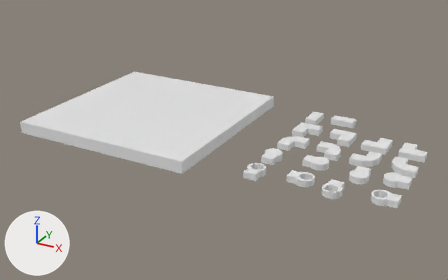
A saved change to the Blender file Models/Ground Tiles.blend.
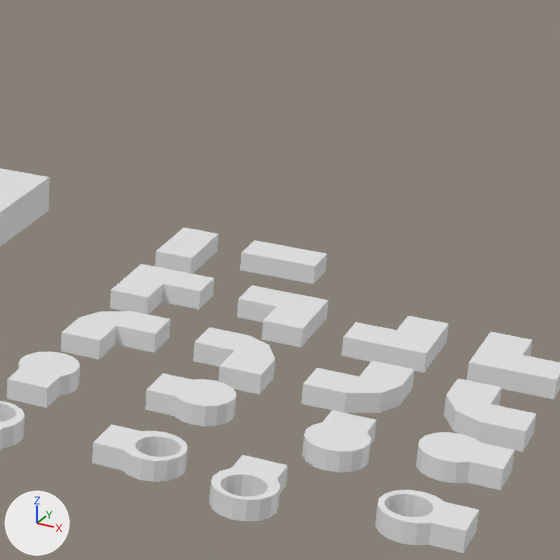
There are two pictures of each version: one whole from a 50 mm camera at (18.3, -50.2, 20.6) aimed at (-5.0, -7.8, -0.6), one close up on the part from 58% to 95% of the width and 16% to 75% of the height. The lights are fixed; the arrows at lower left show +X, +Y and +Z.

In view in the first close-up: 'Circle 2', 'Circle 4', 'Hollow 2', 'Hollow 3', 'Hollow 4', 'L', 'L Backwards', 'L Backwards Upsidedown', 'L Upsidedown', 'Line', 'Line Sideways', 'r', 'r Backwards', 'r Backwards Upsidedown', 'r Upsidedown'.
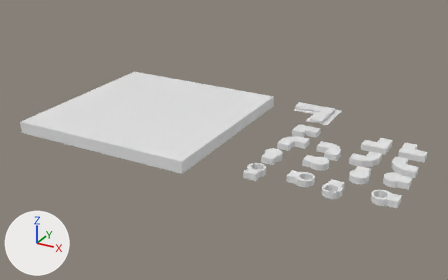
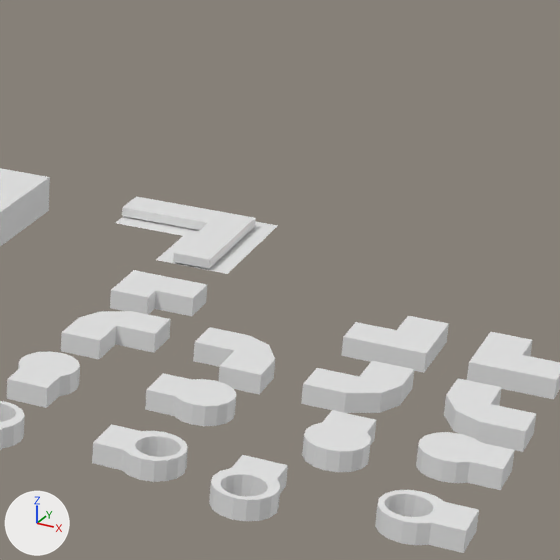
Commit message: Work started on tiles for paths
Need corrections for tiles on the 90 degree angles they are not setup to match with the remaining tiles.

Where the change shows, as pixel boxes (x1, y1, x2, y2) in the close-ups (560 x 560 px; the box of a moved part takes in the faces that stretch with it):
'L Backwards Upsidedown', reshaped, moved (35% shorter): before (237, 285, 329, 347); after (184, 209, 278, 249)
'Line Sideways', reshaped, moved (9% shorter): before (240, 240, 327, 284); after (116, 196, 204, 236)
'L Upsidedown', reshaped (7% narrower, 8% shorter): before (110, 264, 214, 314); after (110, 270, 207, 316)
'Line', reshaped, moved (51% wider): before (155, 227, 219, 274); after (156, 229, 253, 274)
part 2 of me_cube_027, moved or reshaped: before (132, 264, 214, 309); after (132, 270, 207, 316)

Edits to the bpy script that builds the scene:
```text
Change me_cube_026:
    where me_cube_026.from_pydata(...)  # 8 vertices, 6 faces; spans x -1.0..1.0, y -1.0..1.0, z -1.0..1.0
    used by ob_line; location = (0.5, -1.0, 0.0); scale = (0.5, 1.0, 0.25)
    verts and faces of me_cube_026; kept vertices keep their numbers, new ones are numbered from 8
    me_cube_026 part 1
    add delete_vertices([1, 3, 5, 7])  # with the faces that use them
    add for new, old in zip([*range(8, 12)], [0, 2, 4, 6]): verts[new] = verts[old] + (0.0, 0.0, 1.0)
    add verts[12] = (-2.0, -1.0, -1.2)  # pixel (155, 260)
    add verts[13] = (2.0, -1.0, -1.2)  # pixel (227, 273)
    add verts[14] = (-2.0, 1.0, -1.2)  # pixel (183, 235)
    add verts[15] = (2.0, 1.0, -1.2)  # pixel (253, 249)
    add faces += [(0, 8, 9, 2), (2, 9, 11, 6), (4, 6, 11, 10), (0, 4, 10, 8), (8, 10, 11, 9), (12, 13, 15, 14)]
Change me_cube_027:
    where me_cube_027.from_pydata(...)  # 16 vertices, 14 faces; spans x -1.0..3.0, y -1.0..1.0, z -1.0..1.0
    used by ob_l_upsidedown; location = (0.5, -4.0, 0.0); scale = (0.5, 1.0, 0.25)
    me_cube_027 part 2
    add for i in [2, 3, 6, 7, *range(10, 16)]: me_cube_027.vertices[i].co += Vector((0.0, -0.5, 0.0))
Change me_cube_028:
    where me_cube_028.from_pydata(...)  # 8 vertices, 6 faces; spans x -1.0..1.0, y -1.0..1.0, z -1.0..1.0
    used by ob_line_sideways; location = (3.0, -0.5, 0.0); rotation_euler = (0.0, 0.0, -1.571), in degrees (0, 0, -90); scale = (0.5, 1.0, 0.25)
    verts and faces of me_cube_028; kept vertices keep their numbers, new ones are numbered from 8
    me_cube_028 part 3
    add delete_vertices([1, 3, 5, 7])  # with the faces that use them
    add for new, old in zip([*range(8, 12)], [0, 2, 4, 6]): verts[new] = verts[old] + (0.0, 0.0, 1.0)
    add verts[12] = (2.0, -1.0, -1.2)  # pixel (114, 223)
    add verts[13] = (2.0, 1.0, -1.2)  # pixel (183, 235)
    add verts[14] = (-2.0, -1.0, -1.2)
    add verts[15] = (-2.0, 1.0, -1.2)
    add faces += [(0, 8, 9, 2), (2, 9, 11, 6), (4, 6, 11, 10), (0, 4, 10, 8), (8, 10, 11, 9), (12, 13, 15, 14)]
Change me_cube_029:
    used by ob_l_backwards_upsidedown; location = (4.0, -3.5, 0.0); rotation_euler = (0.0, 0.0, -1.571), in degrees (0, 0, -90); scale = (0.5, 1.0, 0.25)
    remove me_cube_029.from_pydata(...)  # 16 vertices, 14 faces; spans x -1.0..3.0, y -1.0..1.0, z -1.0..1.0
    add me_cube_029.from_pydata(...)  # 20 vertices, 15 faces; spans x -2.0..2.0, y -1.0..1.0, z -1.2..0.0
    me_cube_029 part 4
    14 vertices are removed from x -1.0..3.0, y -1.0..1.0, z -1.0..1.0
    14 faces are deleted
    12 vertices are added at x -2.0..2.0, y -1.0..1.0, z -1.2..0.0
    6 new vertices lie (0.0, 1.0, 0.0) away from vertices in x -1.0..2.0, y -0.5, z -1.0..0.0
    15 new faces join them
Change ob_line:
    ob_line.location: (0.5, -1.0, 0.0) -> (1.0, -1.0, 0.3)
Change ob_line_sideways:
    ob_line_sideways.location: (3.0, -0.5, 0.0) -> (-1.0, 1.0, 0.3)
Change ob_l_backwards_upsidedown:
    ob_l_backwards_upsidedown.location: (4.0, -3.5, 0.0) -> (1.0, 1.0, 0.3)
```
